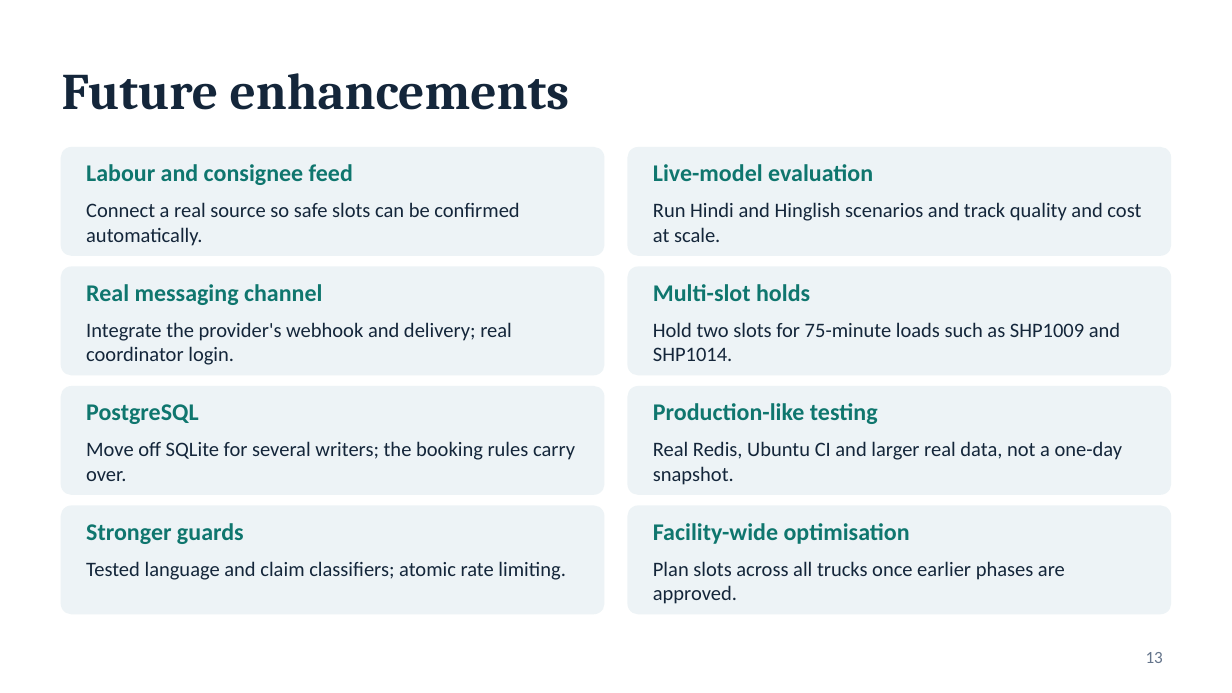
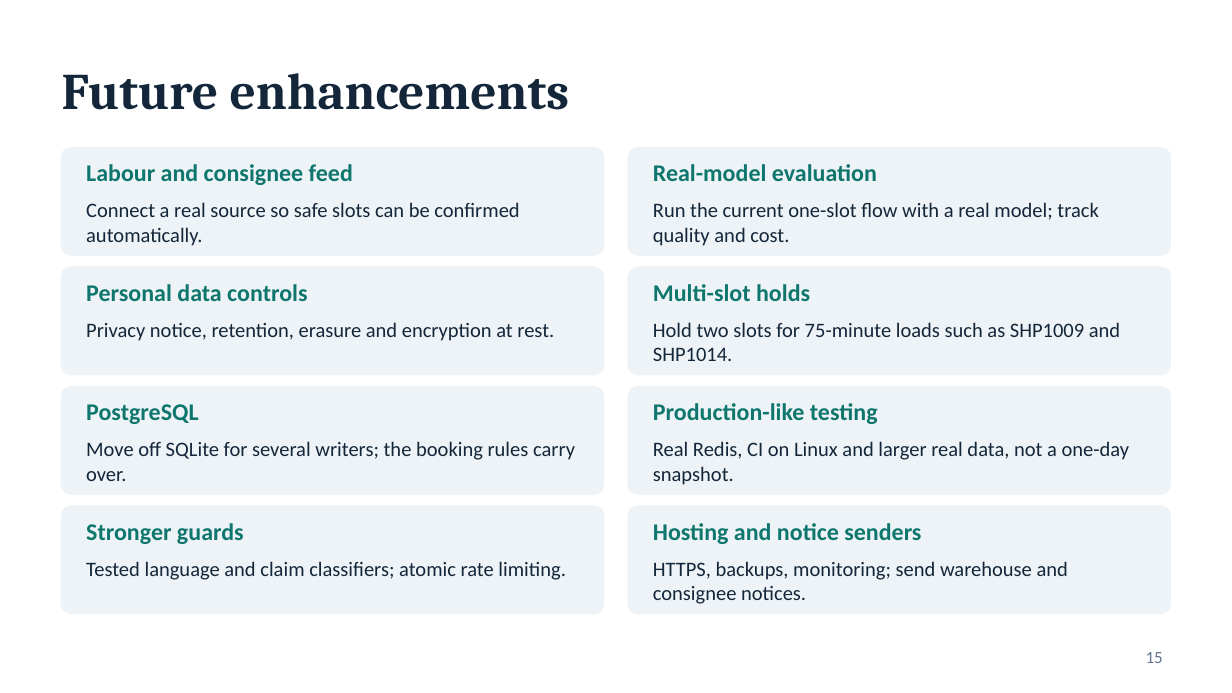
Before and after one commit to vijay-inner-compass/SetuHaul_Rescheduling_Service, a slide deck: slide 15 of docs/SetuHaul-demo.pptx (slide 13 before the commit). Drawn at 1232x693 pixels with LibreOffice and Linux fonts; fonts in the diff are those of the drawing. Boxes give left, top, right and bottom in pixels: in the first picture for what was removed or moved away, otherwise in the second. Text is boxed around its words. In the diff, an @@ line names an element or a change of style, - is before the commit and + after.

```diff
--- a/docs/SetuHaul-demo.pptx
+++ b/docs/SetuHaul-demo.pptx
@@ text at (x1=653, y1=164, x2=877, y2=181): text changed @@
-Live-model evaluation
+Real-model evaluation
@@ text at (x1=653, y1=202, x2=1098, y2=246): text changed @@
-Run Hindi and Hinglish scenarios and track quality and cost at scale.
+Run the current one-slot flow with a real model; track quality and cost.
@@ text at (x1=86, y1=284, x2=307, y2=301): text changed @@
-Real messaging channel
+Personal data controls
@@ text at (x1=86, y1=322, x2=554, y2=341): text changed @@
-Integrate the provider's webhook and delivery; real coordinator login.
+Privacy notice, retention, erasure and encryption at rest.
@@ text at (x1=653, y1=441, x2=1130, y2=485): text changed @@
-Real Redis, Ubuntu CI and larger real data, not a one-day snapshot.
+Real Redis, CI on Linux and larger real data, not a one-day snapshot.
@@ text at (x1=653, y1=523, x2=921, y2=544): text changed @@
-Facility-wide optimisation
+Hosting and notice senders
@@ text at (x1=653, y1=561, x2=1068, y2=604): text changed @@
-Plan slots across all trucks once earlier phases are approved.
+HTTPS, backups, monitoring; send warehouse and consignee notices.
@@ page number at (x1=1146, y1=652, x2=1163, y2=663): text changed @@
-13
+15
```
Also in this commit, not shown: 11 other slides changed, 2 slides added, 1 other file.
